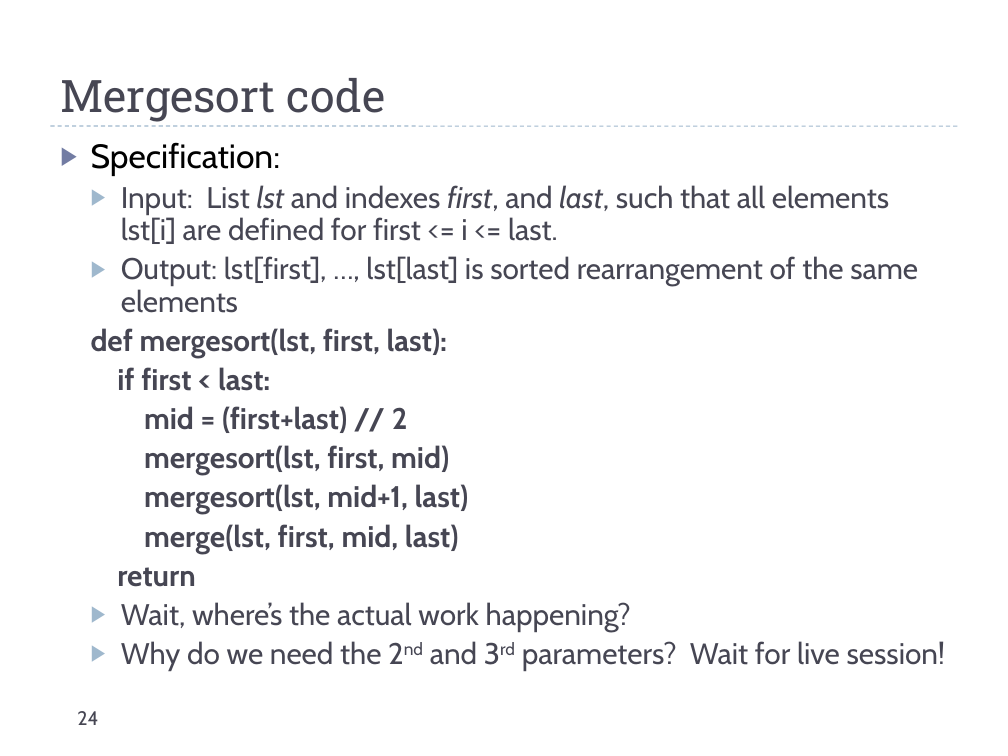
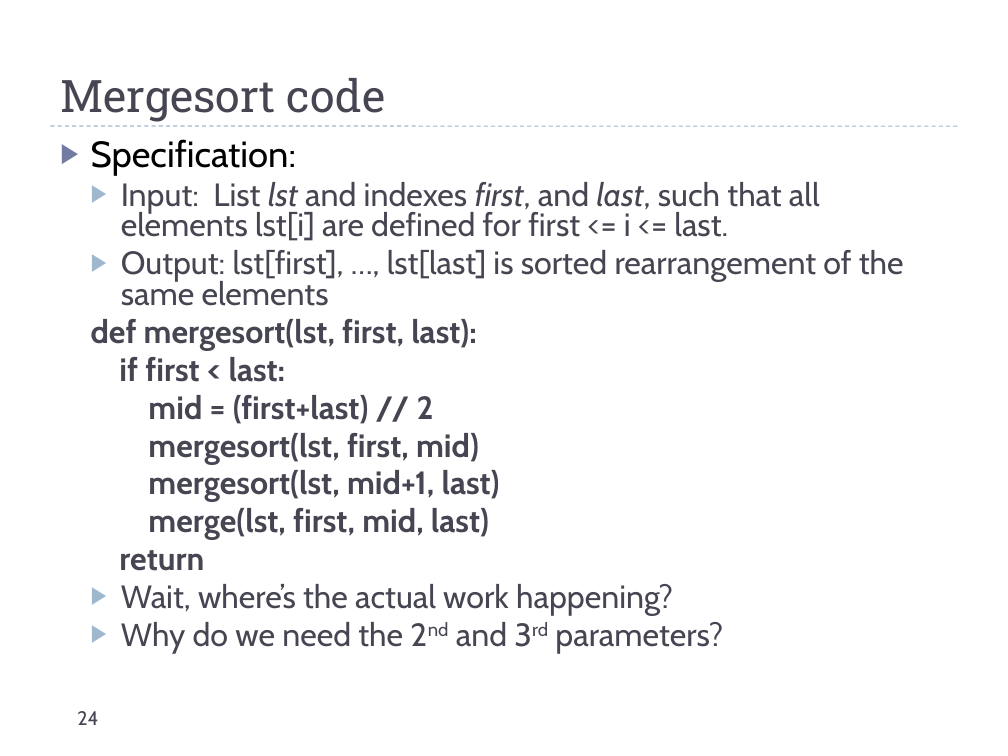
Before and after one commit to uva-cs/cs4102-f21, a slide deck: slide 24 of slides/sorting-intro-f21.pptx. Drawn at 1008x756 pixels with LibreOffice and Linux fonts; fonts in the diff are those of the drawing. Boxes give left, top, right and bottom in pixels: in the first picture for what was removed or moved away, otherwise in the second. Text is boxed around its words. In the diff, an @@ line names an element or a change of style, - is before the commit and + after.

Commit message:
small updates to slides

```diff
--- a/slides/sorting-intro-f21.pptx
+++ b/slides/sorting-intro-f21.pptx
@@ text at bbox=[91, 139, 904, 615]: size 24.1 to 26 pt in "Specification:"; size 21.3 to 23 pt in "Input: List lst and indexes first, and ...", "Output: lst[first], …, lst[last] is sorted rearrangement ...", "def mergesort(lst, first, last):", "if first < last:" and 6 more places; line spacing 0.9 to 0.8 @@
@@ text at bbox=[121, 622, 723, 653]: text changed; size 21.3 to 23 pt @@
-  ▶ Why do we need the 2nd and 3rd parameters? Wait for live session!
+  ▶ Why do we need the 2nd and 3rd parameters?
```
Also in this commit, not shown: 4 other slides changed.
